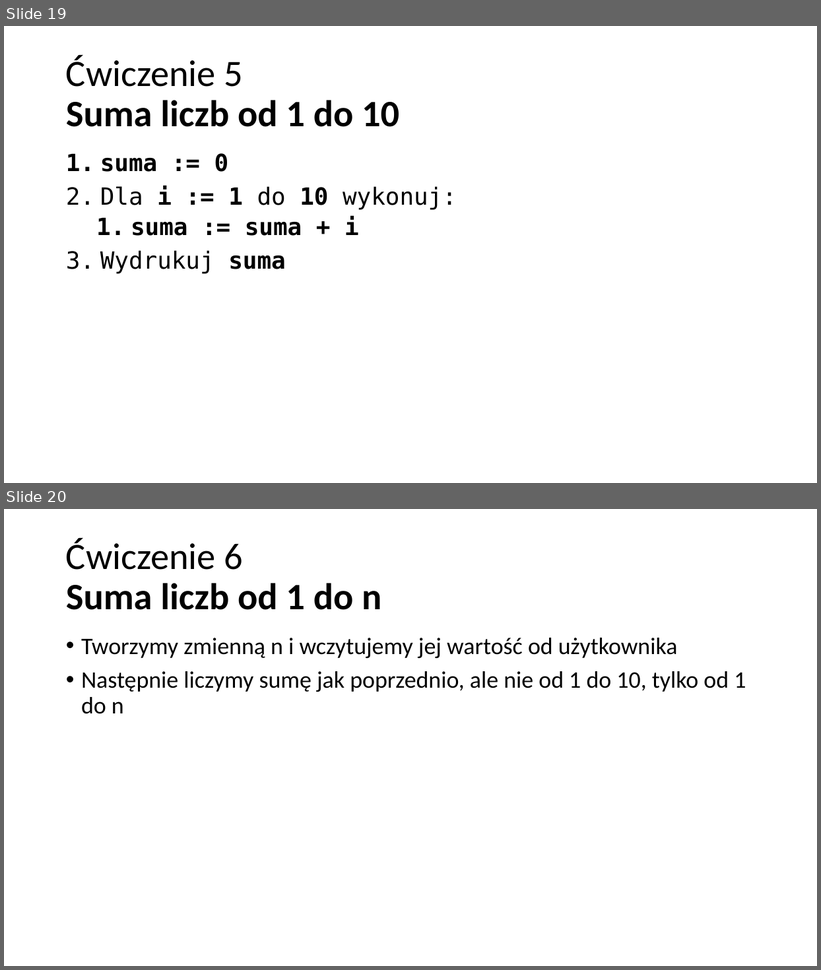
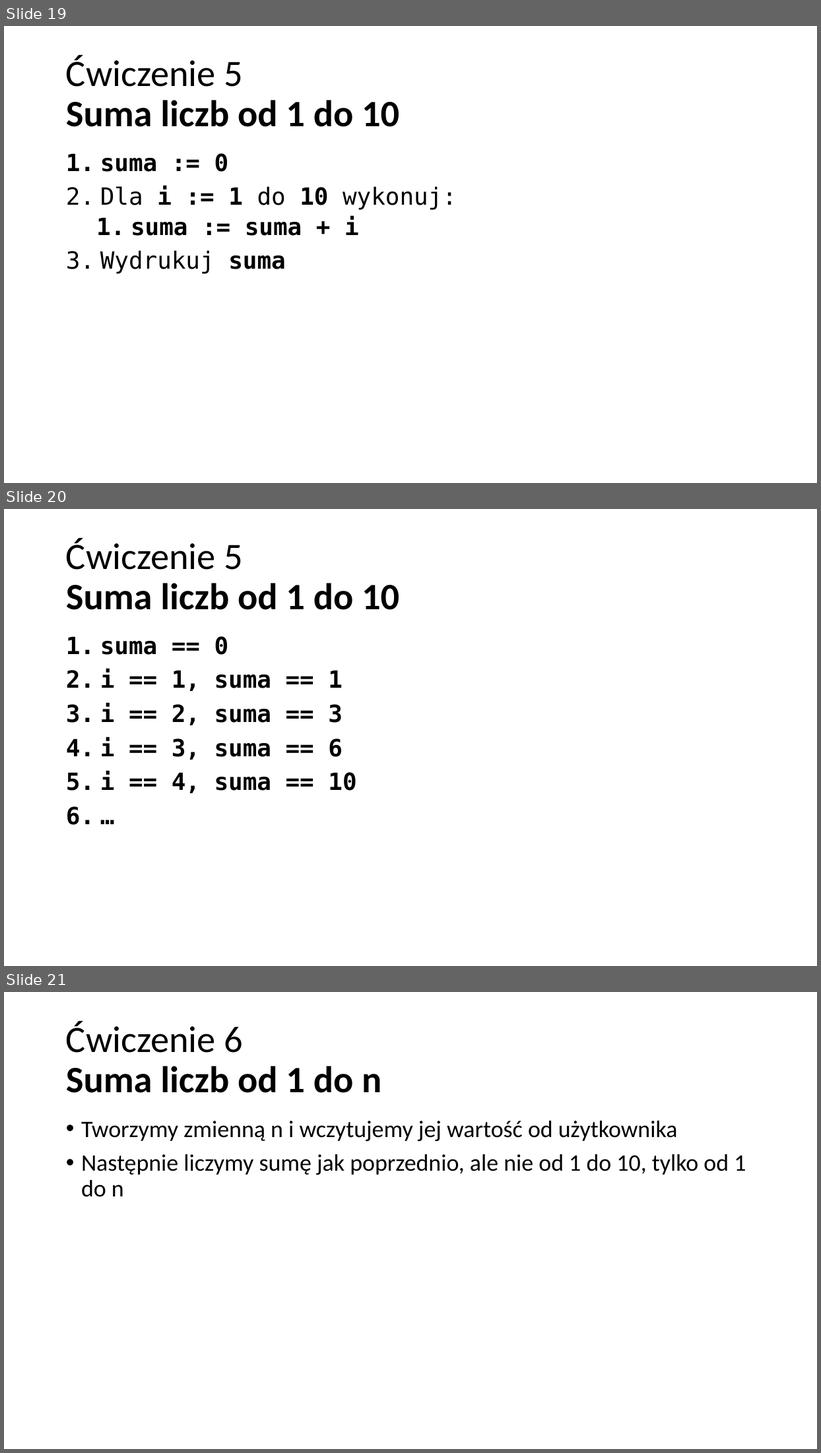
Before and after one commit to blackbat13/CS-HTiEW, a slide deck: Zmienne/II. Zmienne/Zmienne - ćwiczenia Blockly.pptx. Shown one above the other, each under a label of ours: slides 19 and 20 before the commit, slides 19, 20 and 21 after it. The pictures are 821x970 and 821x1453 pixels, drawn with LibreOffice and Linux fonts; fonts in the diff are those of the drawing. Boxes give left, top, right and bottom in pixels: in the first picture for what was removed or moved away, otherwise in the second. Text is boxed around its words. In the diff, an @@ line names an element or a change of style, - is before the commit and + after.

```diff
--- a/Zmienne/II. Zmienne/Zmienne - ćwiczenia Blockly.pptx
+++ b/Zmienne/II. Zmienne/Zmienne - ćwiczenia Blockly.pptx
@@ slide 20 added at bbox=[4, 509, 817, 966], background #FFFFFF @@
@@ title added at bbox=[66, 538, 399, 610], 44 pt, text #000000, bold @@
+Ćwiczenie 5
+Suma liczb od 1 do 10
@@ text added at bbox=[100, 636, 356, 793], 28 pt, text #000000, bold @@
+1. suma == 0
+2. i == 1, suma == 1
+3. i == 2, suma == 3
+4. i == 3, suma == 6
+5. i == 4, suma == 10
+6. …
@@ what was slide 20 is now slide 21 @@
```
Also in this commit, not shown: 2 slides changed.
